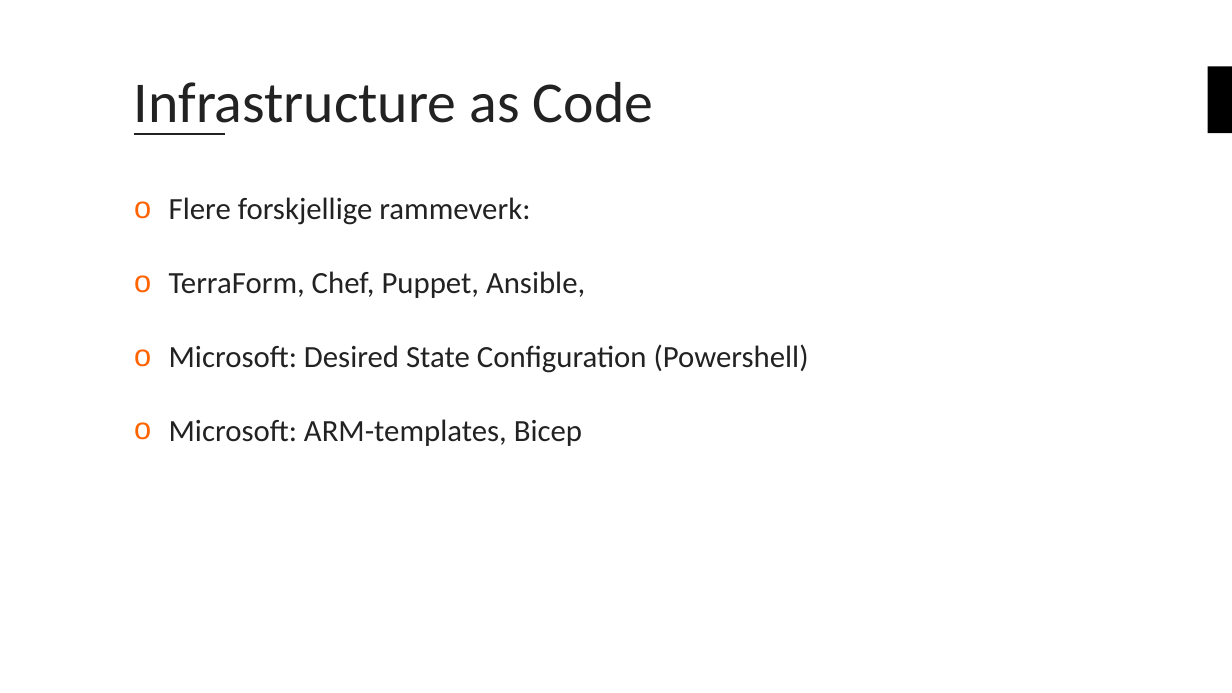
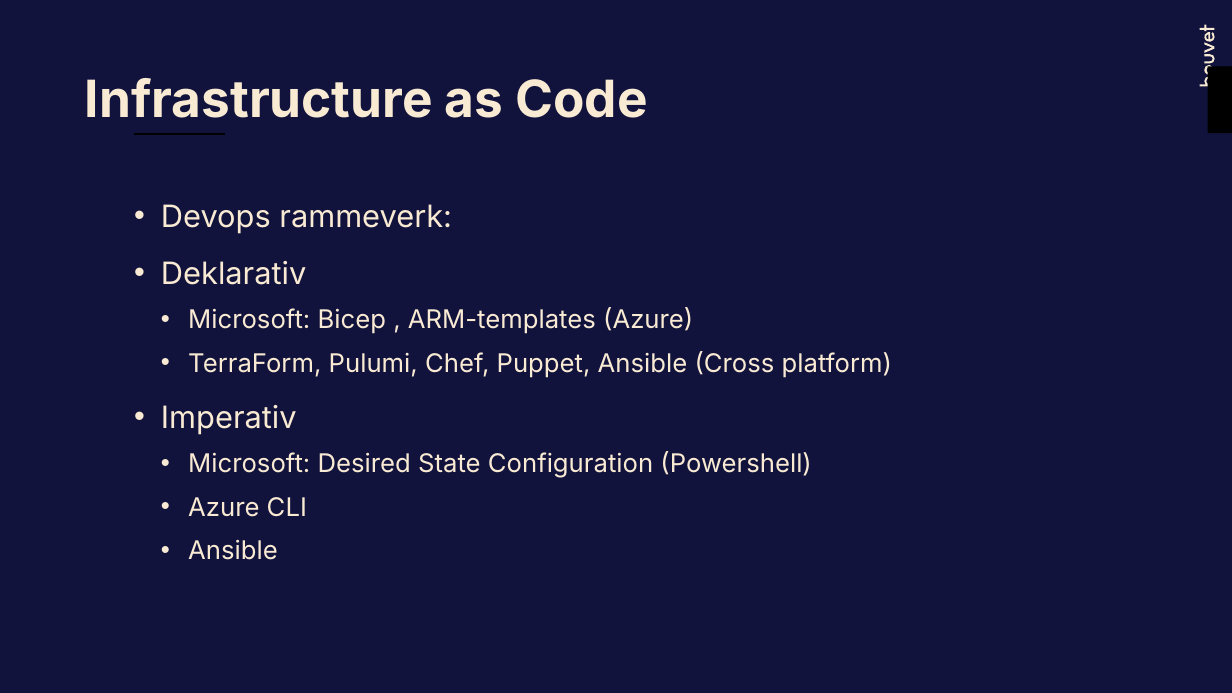
Before and after one commit to bouvet/azure-workshops, a slide deck: slide 16 of Workshop_2/Presentasjon/Azureskolen-Workshop#2.pptx. Drawn at 1232x693 pixels with LibreOffice and Linux fonts; fonts in the diff are those of the drawing; background and template pictures are left out. Boxes give left, top, right and bottom in pixels: in the first picture for what was removed or moved away, otherwise in the second. Text is boxed around its words. In the diff, an @@ line names an element or a change of style, - is before the commit and + after.

```diff
--- a/Workshop_2/Presentasjon/Azureskolen-Workshop#2.pptx
+++ b/Workshop_2/Presentasjon/Azureskolen-Workshop#2.pptx
@@ background #FFFFFF to #11133C @@
@@ freeform shape added at (1200,25,1215,87), fill #F9EAD3 @@
@@ freeform shape added at (1205,31,1215,42), fill #F9EAD3 @@
@@ freeform shape added at (1207,36,1207,37), fill #11133C at 55% opacity @@
@@ title "Infrastructure as Code": place and size @@
-title "Infrastructure as Code" at (134,82,653,135)
+title "Infrastructure as Code" at (85,78,648,118)
@@ title "Infrastructure as Code" at (85,78,648,118): size 45 to 40 pt, font Calibri to Inter, text colour #222222 to #F9EAD3, bold on; vertical alignment middle to top @@
@@ line (134, 134) - (226, 134): stroke #222222 2 pt to #000000 2 pt @@
@@ text at (161,204,892,435): text changed; size 24 to 20 pt; font Calibri to Inter; text colour #222222 to #F9EAD3 @@
-o Flere forskjellige rammeverk:
-o TerraForm, Chef, Puppet, Ansible,
+• Devops rammeverk:
+• Deklarativ
+  • Microsoft: Bicep , ARM-templates (Azure)
+  • TerraForm, Pulumi, Chef, Puppet, Ansible (Cross platform)
+• Imperativ
@@ text at (188,451,811,478): size 24 to 20 pt, font Calibri to Inter, text colour #222222 to #F9EAD3 in "Microsoft: Desired State Configuration (Powershell)"; bullet o to •; list level 1 to 2 in "Microsoft: Desired State Configuration (Powershell)"; line spacing 1 to 1.2 @@
@@ text at (188,497,307,560): text changed; size 24 to 20 pt; font Calibri to Inter; text colour #222222 to #F9EAD3 @@
-o Microsoft: ARM-templates, Bicep
+  • Azure CLI
+  • Ansible
```
Also in this commit, not shown: 22 other slides changed, 3 slides added, 2 slides removed.
